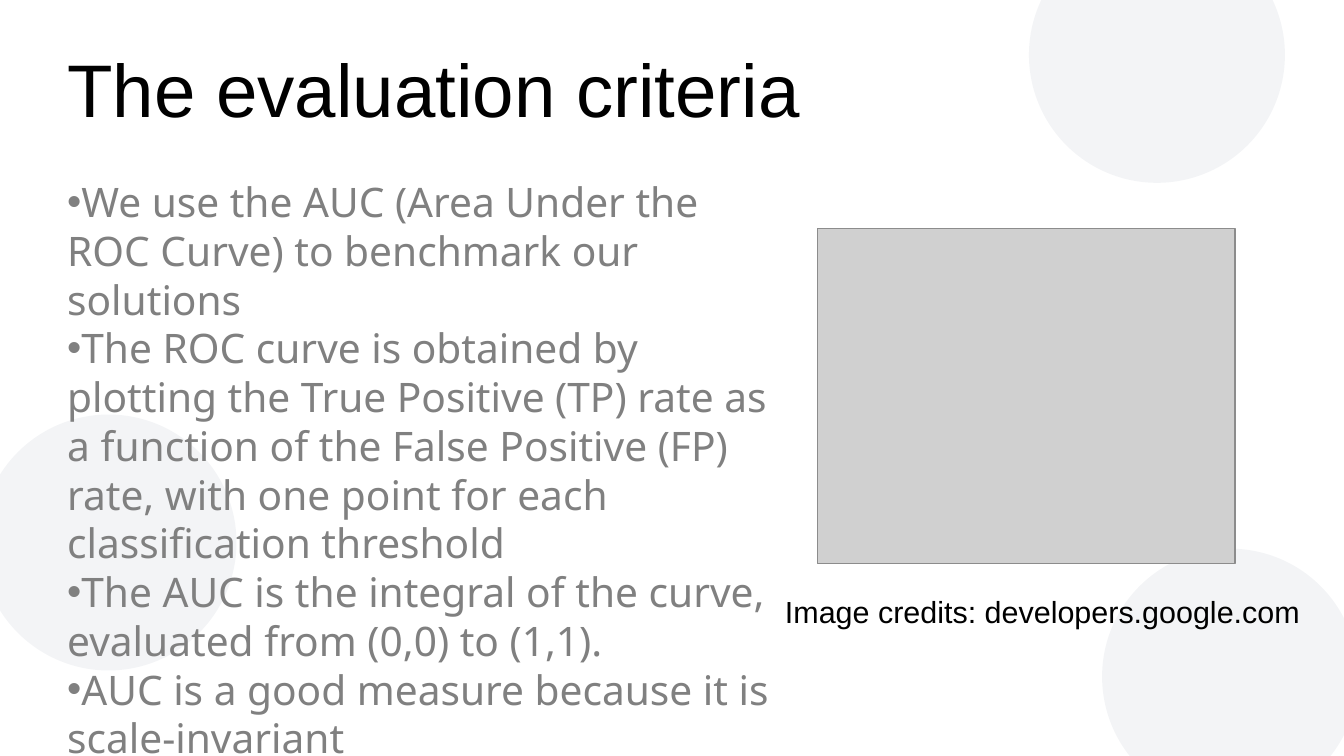
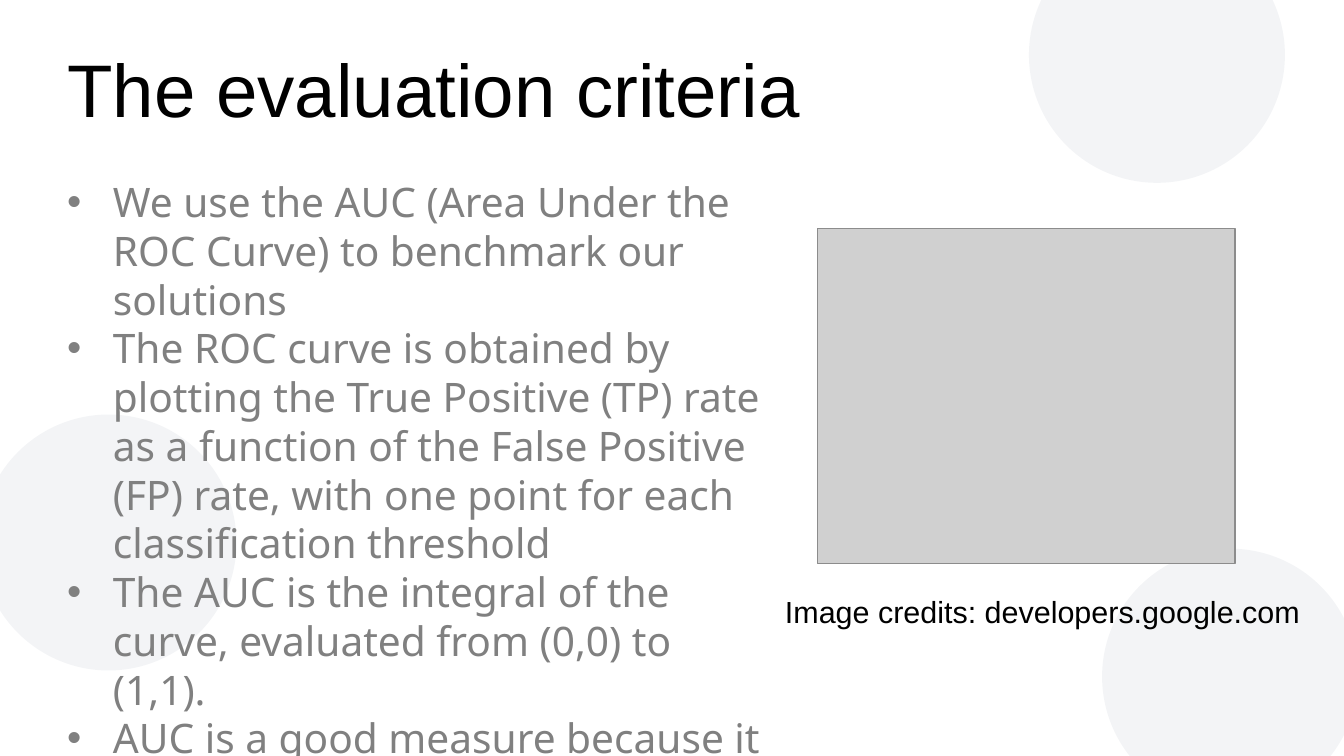
Before and after one commit to atfortes/Repeat-Buyers-Prediction, a slide deck: slide 7 of final_presentation.pptx. Drawn at 1344x756 pixels with LibreOffice and Linux fonts; fonts in the diff are those of the drawing; grey boxes stand for pictures; background and template pictures are left out. Boxes give left, top, right and bottom in pixels: in the first picture for what was removed or moved away, otherwise in the second. Text is boxed around its words. In the diff, an @@ line names an element or a change of style, - is before the commit and + after.

```diff
--- a/final_presentation.pptx
+++ b/final_presentation.pptx
@@ text "We use the AUC (Area ..." at <box>113,186,759,756</box>: indent changed @@
```
Also in this commit, not shown: 8 slides added.
